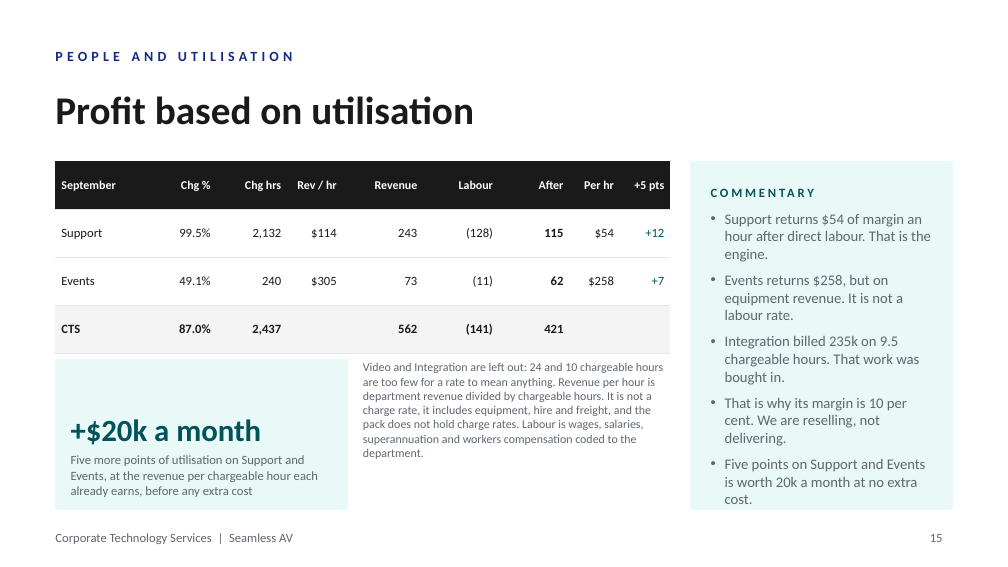
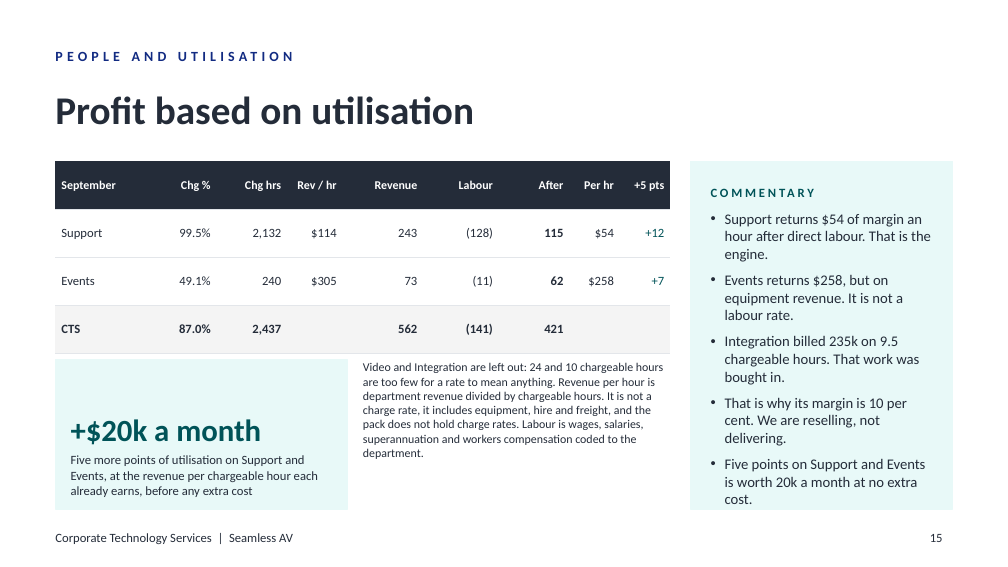
Before and after one commit to WesleyNelson-O33/Claude, a slide deck: slide 15 of deck/CTS Monthly Business Review - September 2026.pptx. Drawn at 1008x567 pixels with LibreOffice and Linux fonts; fonts in the diff are those of the drawing; background and template pictures are left out. Boxes give left, top, right and bottom in pixels: in the first picture for what was removed or moved away, otherwise in the second. Text is boxed around its words. In the diff, an @@ line names an element or a change of style, - is before the commit and + after.

```diff
--- a/deck/CTS Monthly Business Review - September 2026.pptx
+++ b/deck/CTS Monthly Business Review - September 2026.pptx
@@ title "Profit based on utilisation" at bbox=[55, 96, 474, 125]: text colour #1A1A1A to #242C39 @@
@@ table at bbox=[55, 161, 670, 353] @@
@@ fill #1A1A1A to #242C39 in row 1 @@
@@ text colour #1A1A1A to #242C39 in "Support", "99.5%", "2,132", "$114" and 18 more places @@
@@ text colour #5F6670 to #242C39 in 5 elements at bbox=[71, 455, 318, 497], bbox=[363, 362, 663, 459], bbox=[725, 214, 931, 504], bbox=[930, 534, 943, 542], bbox=[55, 533, 293, 544] @@
```
Also in this commit, not shown: 17 other slides changed, 1 other file.
